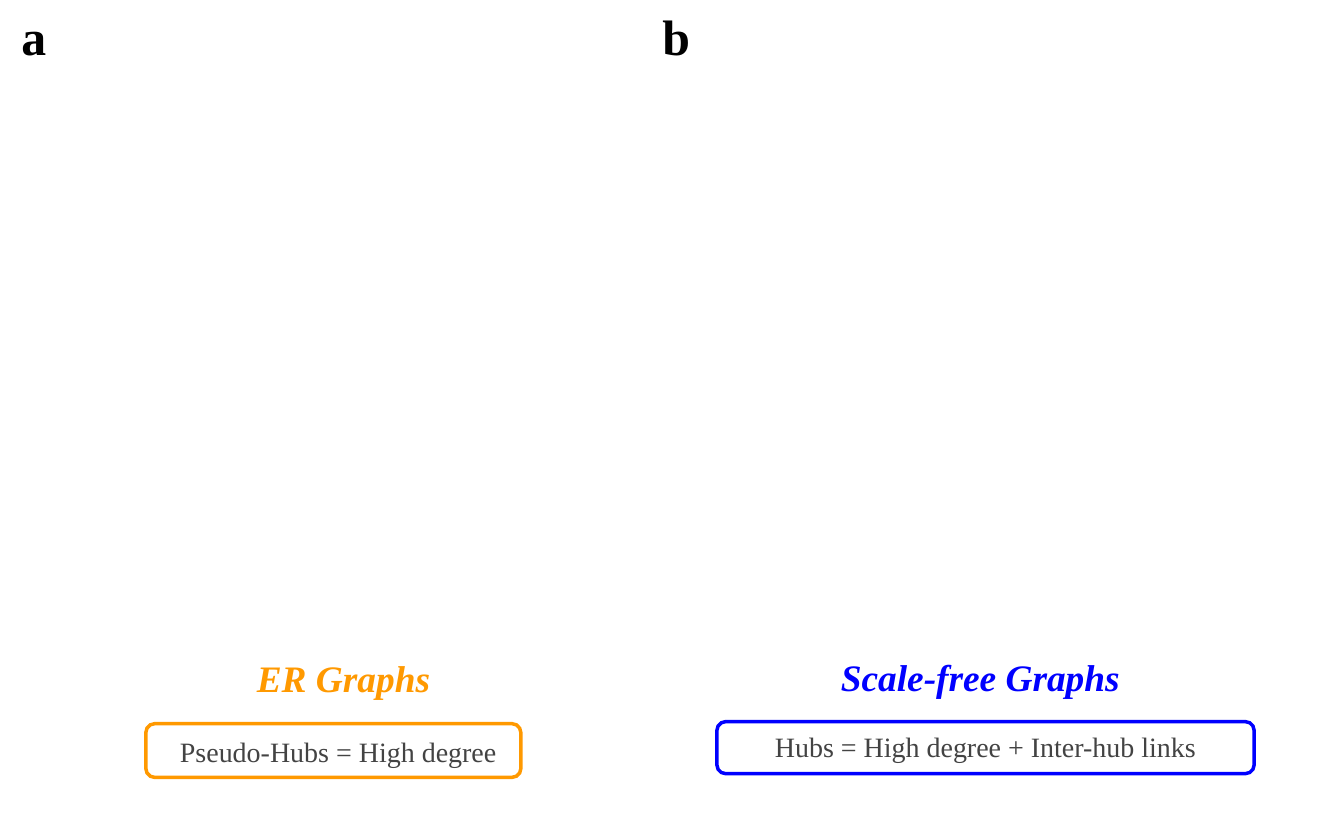
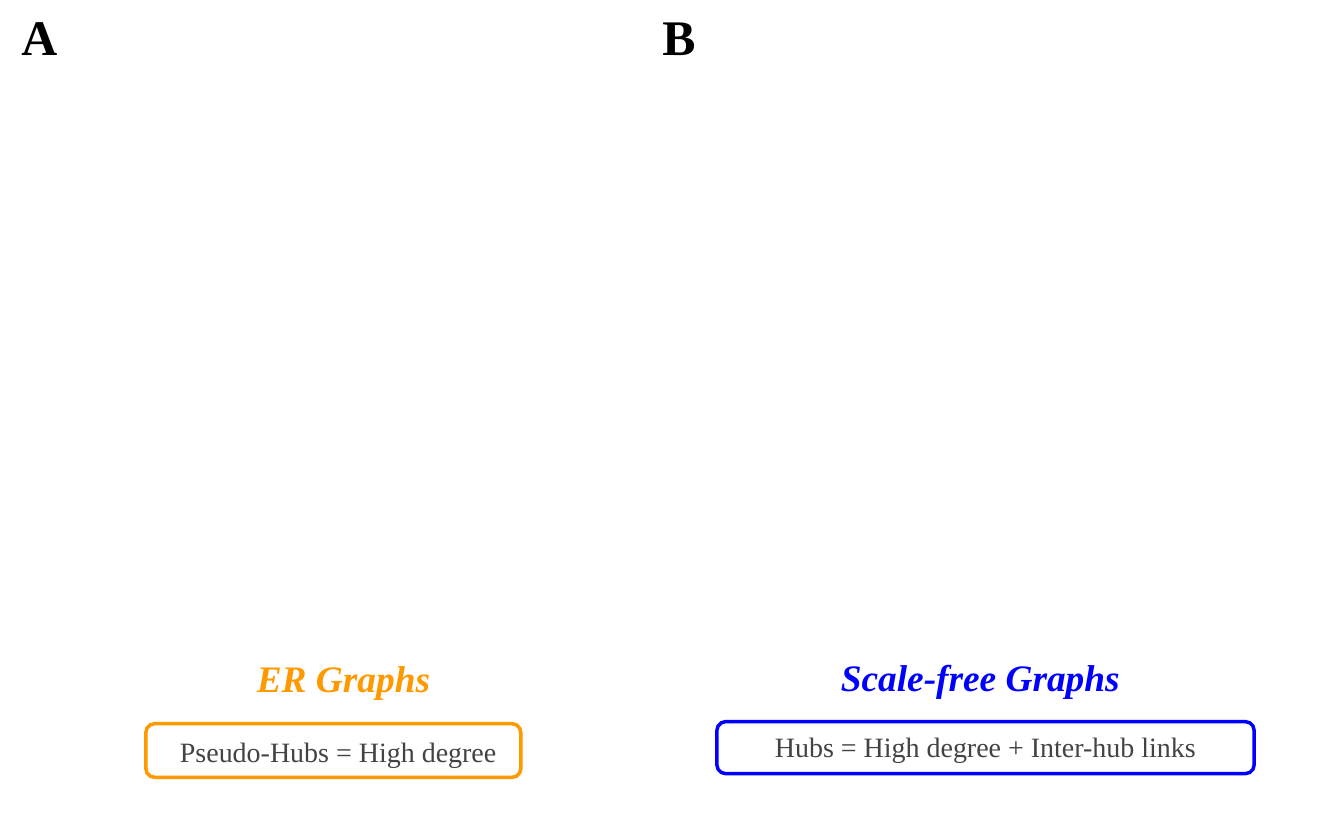
Before and after one commit to bravandi/NetLogo-Dynamical-Processes, a slide deck: slide 1 of Images/fig5_hubs_pseudo_hubs.pptx. Drawn at 1344x840 pixels with LibreOffice and Linux fonts; fonts in the diff are those of the drawing; background and template pictures are left out. Boxes give left, top, right and bottom in pixels: in the first picture for what was removed or moved away, otherwise in the second. Text is boxed around its words. In the diff, an @@ line names an element or a change of style, - is before the commit and + after.

```diff
--- a/Images/fig5_hubs_pseudo_hubs.pptx
+++ b/Images/fig5_hubs_pseudo_hubs.pptx
@@ text at (21,22,57,55): text changed @@
-a
+A
@@ text at (662,22,695,55): text changed @@
-b
+B
```
Also in this commit, not shown: 8 other files.
